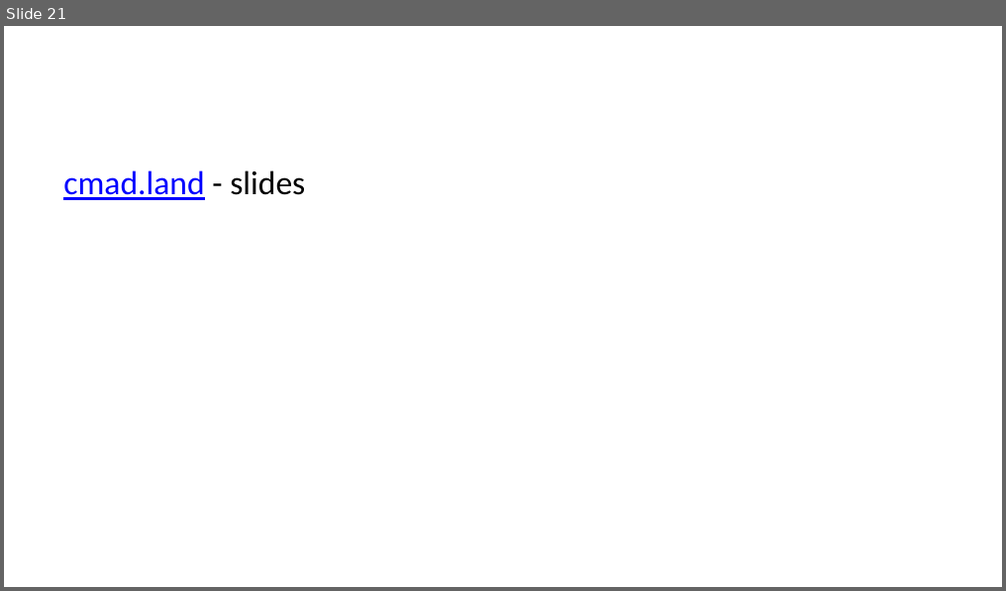
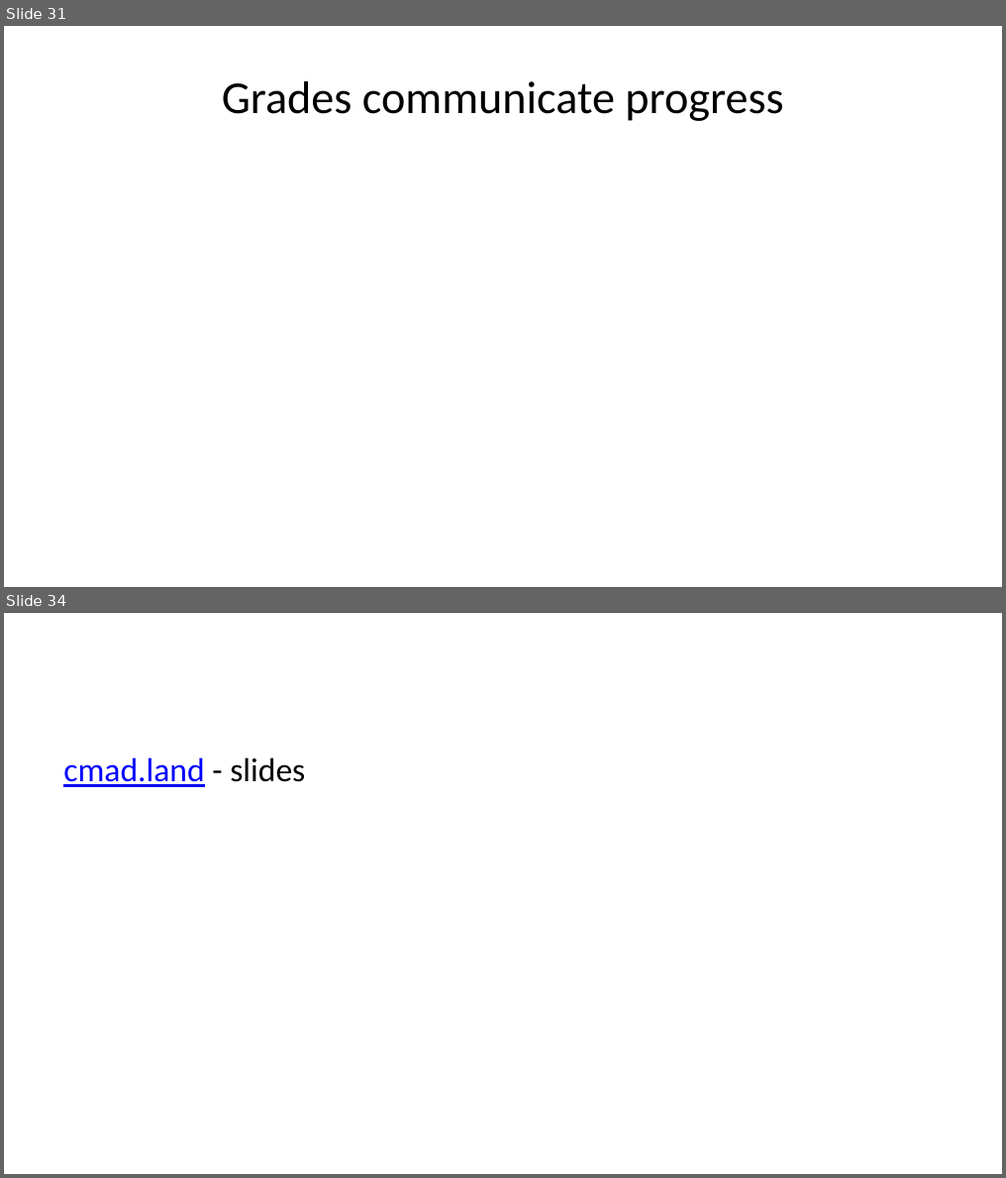
Before and after one commit to cmadland/slides, a slide deck: docs/posts/fpl-assessment/index.pptx. Shown one above the other, each under a label of ours: slide 21 before the commit, slides 31 and 34 after it; the slides between them are not shown. The pictures are 1006x591 and 1006x1178 pixels, drawn with LibreOffice and Linux fonts; fonts in the diff are those of the drawing. Boxes give left, top, right and bottom in pixels: in the first picture for what was removed or moved away, otherwise in the second. Text is boxed around its words. In the diff, an @@ line names an element or a change of style, - is before the commit and + after.

```diff
--- a/docs/posts/fpl-assessment/index.pptx
+++ b/docs/posts/fpl-assessment/index.pptx
@@ slide 31 added at (x1=4, y1=26, x2=1002, y2=587), background #FFFFFF @@
@@ title added at (x1=222, y1=81, x2=783, y2=121), 33 pt, text #000000 @@
+Grades communicate progress
@@ what was slide 21 is now slide 34 @@
```
Also in this commit, not shown: 2 slides changed, 15 other slides added, 2 slides removed, 19 other files.
